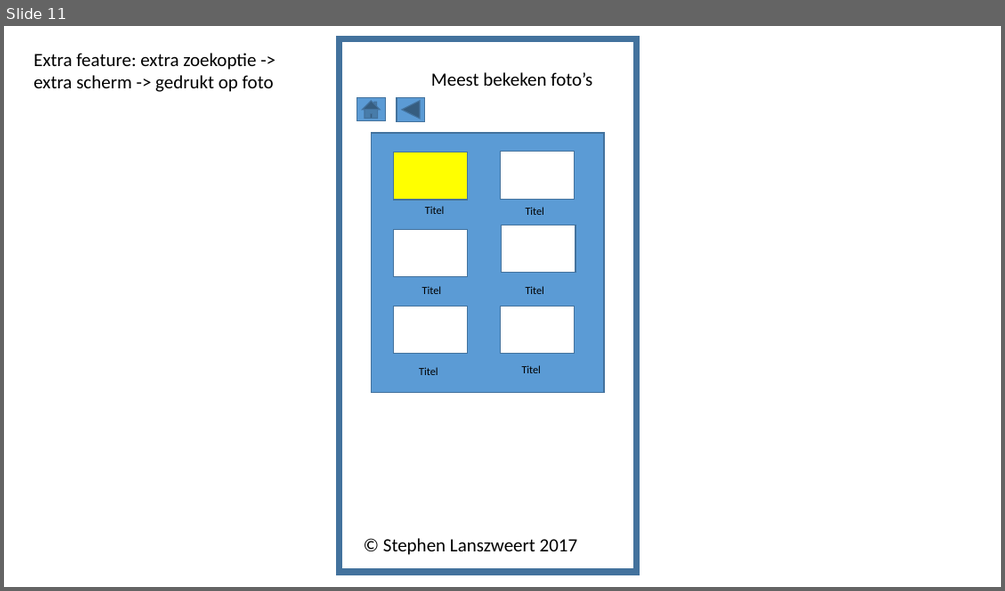
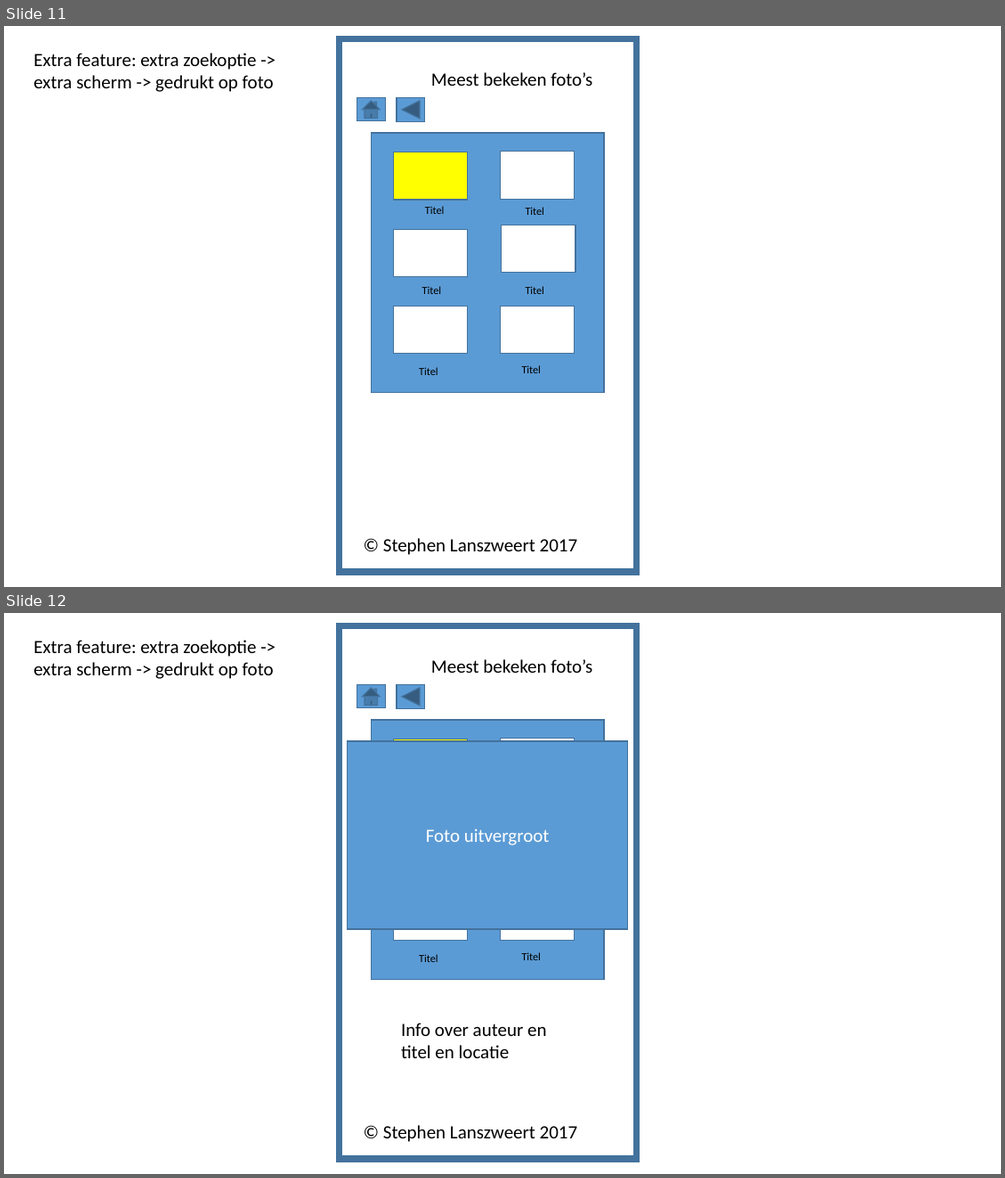
Before and after one commit to LanszweertStephen/Project26032017, a slide deck: BasisWireframe_SL.pptx. Shown one above the other, each under a label of ours: slide 11 before the commit, slides 11 and 12 after it. The pictures are 1005x591 and 1005x1178 pixels, drawn with LibreOffice and Linux fonts; fonts in the diff are those of the drawing. Boxes give left, top, right and bottom in pixels: in the first picture for what was removed or moved away, otherwise in the second. Text is boxed around its words. In the diff, an @@ line names an element or a change of style, - is before the commit and + after.

```diff
--- a/BasisWireframe_SL.pptx
+++ b/BasisWireframe_SL.pptx
@@ slide 12 added at (x1=4, y1=613, x2=1001, y2=1174), background #FFFFFF @@
@@ rectangle added at (x1=339, y1=625, x2=637, y2=1159), outline #43739E 6 pt @@
@@ text added at (x1=33, y1=640, x2=274, y2=679), 18 pt, text #000000 @@
+Extra feature: extra zoekoptie -> extra scherm -> gedrukt op foto
@@ text added at (x1=431, y1=659, x2=592, y2=673), 18 pt, text #000000 @@
+Meest bekeken foto’s
@@ action button home added at (x1=357, y1=685, x2=386, y2=708), fill #5B9BD5, outline #43739E 1 pt @@
@@ action button back previous added at (x1=396, y1=685, x2=425, y2=709), fill #5B9BD5, outline #43739E 1 pt @@
@@ rectangle added at (x1=348, y1=741, x2=628, y2=929), fill #5B9BD5, outline #43739E 1 pt, 18 pt, text #FFFFFF @@
+Foto uitvergroot
@@ rectangle added at (x1=372, y1=720, x2=605, y2=980), fill #5B9BD5, outline #43739E 1 pt @@
@@ rectangle added at (x1=394, y1=739, x2=468, y2=787), fill #FFFF00, outline #43739E 1 pt @@
@@ rectangle added at (x1=501, y1=738, x2=574, y2=786), fill #FFFFFF, outline #43739E 1 pt @@
@@ rectangle added at (x1=394, y1=892, x2=468, y2=940), fill #FFFFFF, outline #43739E 1 pt @@
@@ rectangle added at (x1=501, y1=892, x2=574, y2=940), fill #FFFFFF, outline #43739E 1 pt @@
@@ text added at (x1=419, y1=954, x2=437, y2=962), 10.5 pt, text #000000 @@
+Titel
@@ text added at (x1=522, y1=952, x2=541, y2=960), 10.5 pt, text #000000 @@
+Titel
@@ text added at (x1=401, y1=1022, x2=546, y2=1058), 18 pt, text #000000 @@
+Info over auteur en titel en locatie
@@ text added at (x1=383, y1=1125, x2=578, y2=1142), 18 pt, text #000000 @@
+© Stephen Lanszweert 2017
```
